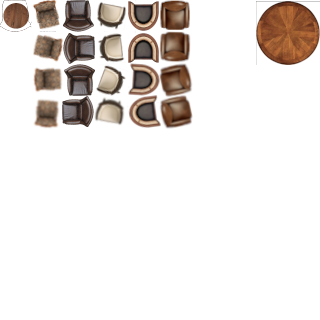
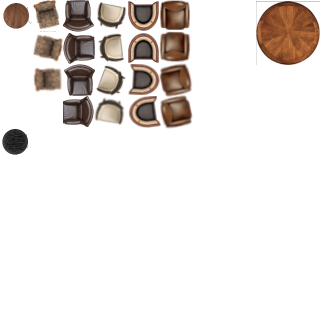
The second 320x320 image is a revision of the first. Changes to its layers:
removed layer "Pasted Layer copy" over [left=33, top=98, right=60, bottom=129]
painted on "moebel.png" over [left=0, top=0, right=165, bottom=155]
